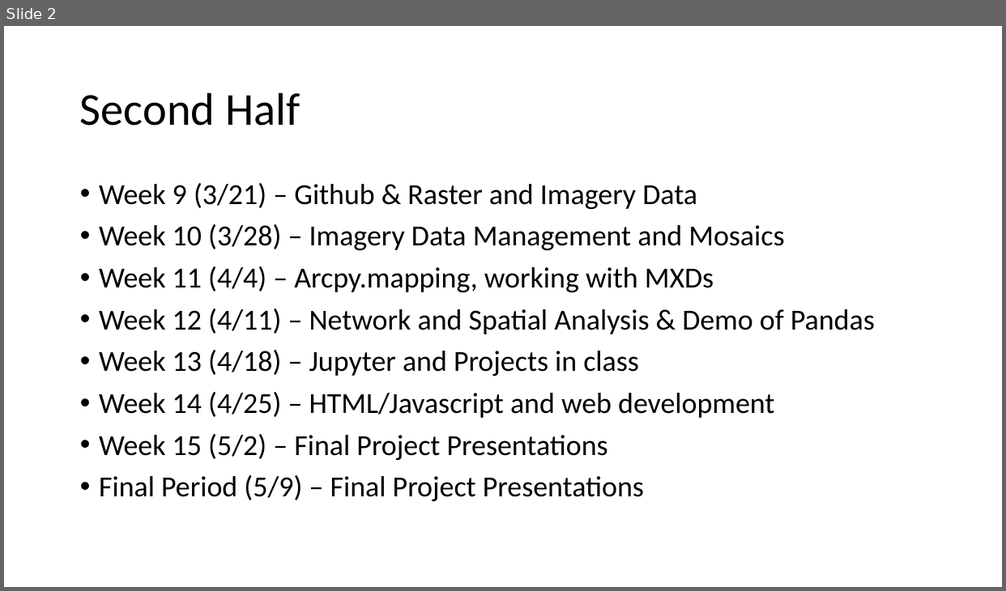
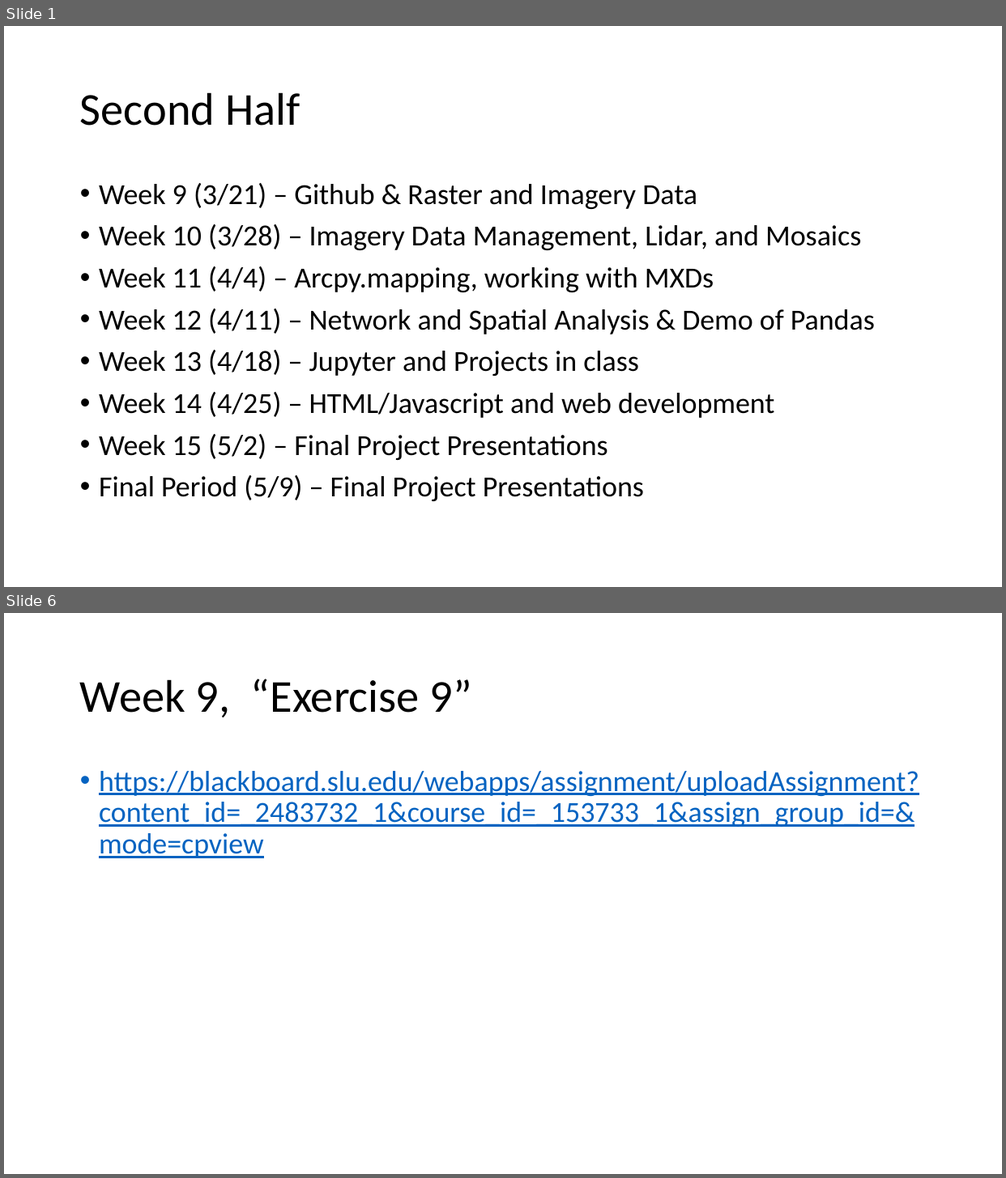
Before and after one commit to gbrunner/programming-for-gis-and-rs, a slide deck: Week_9/second_half_agenda.pptx. Shown one above the other, each under a label of ours: slide 2 before the commit, slides 1 and 6 after it; the slides between them are not shown. The pictures are 1006x591 and 1006x1178 pixels, drawn with LibreOffice and Linux fonts; fonts in the diff are those of the drawing. Boxes give left, top, right and bottom in pixels: in the first picture for what was removed or moved away, otherwise in the second. Text is boxed around its words. In the diff, an @@ line names an element or a change of style, - is before the commit and + after.

Commit message:
updating week 9 and 10

```diff
--- a/Week_9/second_half_agenda.pptx
+++ b/Week_9/second_half_agenda.pptx
@@ slide 6 added at <box>4,613,1002,1174</box>, background #FFFFFF @@
@@ title added at <box>80,679,472,717</box>, 44 pt, text #000000 @@
+Week 9, “Exercise 9”
@@ text added at <box>99,771,919,858</box>, 28 pt, text #0563C1, underline @@
+• https://blackboard.slu.edu/webapps/assignment/uploadAssignment?content_id=_2483732_1&course_id=_153733_1&assign_group_id=&mode=cpview
@@ what was slide 2 is now slide 1 @@
@@ slide 1 changed as well @@
@@ text at <box>99,224,861,250</box>: text changed @@
-• Week 10 (3/28) – Imagery Data Management and Mosaics
+• Week 10 (3/28) – Imagery Data Management, Lidar, and Mosaics
```
Also in this commit, not shown: 4 other slides added, 1 slide removed, 5 other files.
